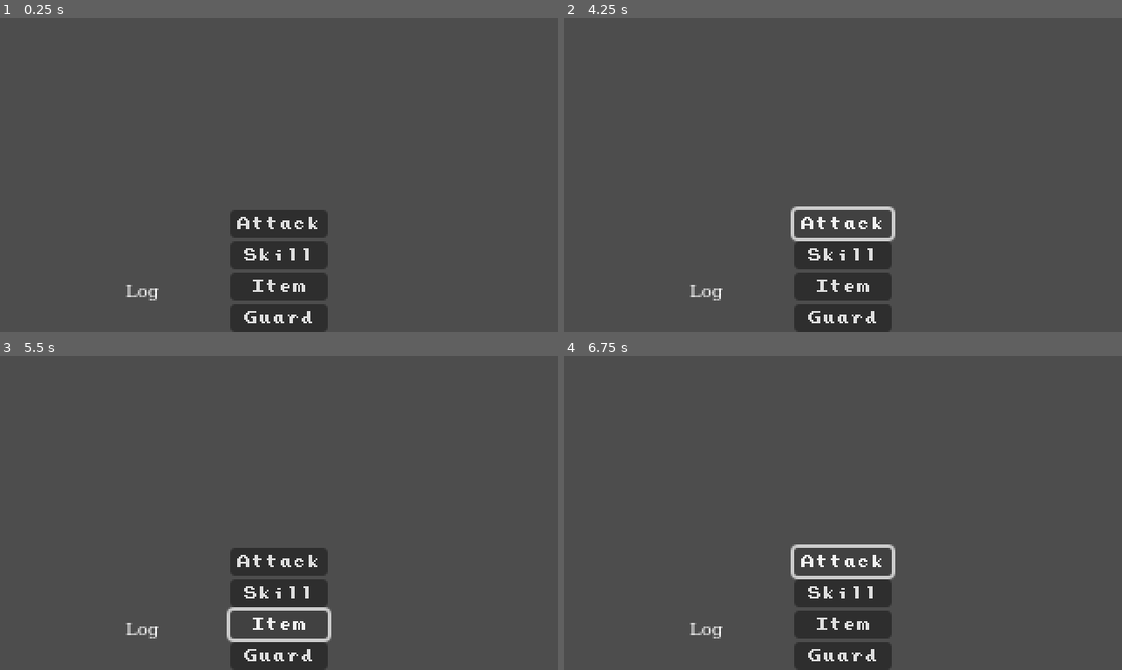
Above: before the commit, frames 1-4 (two rows, left to right).
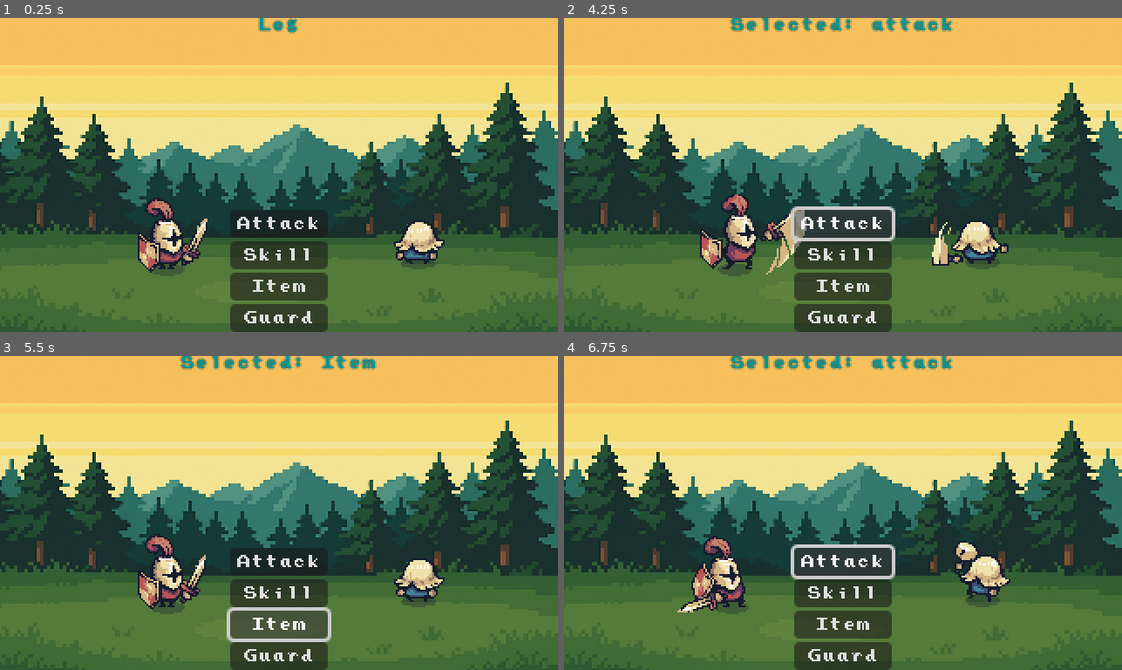
Above: after the commit, the same moments.

Repository: ItsNason/Tutorial_JRPG
Game: Godot game, scene res://scenes/battle/battle.tscn
Same seed, same stepped clock (60 frames per second), same inputs: the game is played once before the commit and once after it. Before the commit the project starts from res://scenes/ui/hud.tscn.
Inputs:
- Up to frame 1 (0.25 s): no input
- Up to frame 2 (4.25 s): click "Attack" at 0.5 s; click "Skill" at 1.25 s; click "Item" at 2 s; click "Guard" at 2.75 s; click "Attack" at 3.5 s
- Up to frame 3 (5.5 s): click "Skill" at 4.25 s; click "Item" at 5 s
- Up to frame 4 (6.75 s): click "Guard" at 5.75 s; click "Attack" at 6.5 s

The runs differ from the first frame. In frame 1, 94% of the frame differs, in the area x 0-100%, y 0-100%; in frame 2, 93%; in frame 3, 93%; in frame 4, 93%.

Commit message:
created basic battle scene with some animations Got enemy to also do an attack animation, but it's in sync with the player instead of once the player anim. is finished. End of the night.

Diff:
--- a/project.godot
+++ b/project.godot
@@ -11,7 +11,7 @@
 [application]
 
 config/name="Tutorial_JRPG"
-run/main_scene="uid://3x13sxhl5stt"
+run/main_scene="uid://ovyqwcyp5306"
 config/features=PackedStringArray("4.4", "GL Compatibility")
 config/icon="res://icon.svg"
 
--- /dev/null
+++ b/scenes/actors/enemy.gd
@@ -0,0 +1,14 @@
+extends Node2D
+
+@export var attack_animation: String = "attack"
+@export var idle_animation: String = "idle"
+@onready var enemy_sprite: AnimatedSprite2D = $AnimatedSprite2D
+
+
+func _ready() -> void:
+	enemy_sprite.play("idle")
+
+func play_attack() -> void:
+	enemy_sprite.play("attack")
+	await enemy_sprite.animation_finished
+	enemy_sprite.play("idle")
--- /dev/null
+++ b/scenes/actors/enemy.tscn
@@ -0,0 +1,13 @@
+[gd_scene load_steps=3 format=3 uid="uid://cq1brk0eisow5"]
+
+[ext_resource type="SpriteFrames" uid="uid://bs3k8gnq8eqeh" path="res://art/sprites/pawn_frames.tres" id="1_b2xm4"]
+[ext_resource type="Script" uid="uid://bamsp30mk8887" path="res://scenes/actors/enemy.gd" id="1_r3ama"]
+
+[node name="Enemy" type="Node2D"]
+script = ExtResource("1_r3ama")
+
+[node name="AnimatedSprite2D" type="AnimatedSprite2D" parent="."]
+position = Vector2(24, 24)
+scale = Vector2(0.5, 0.5)
+sprite_frames = ExtResource("1_b2xm4")
+animation = &"attack"
--- /dev/null
+++ b/scenes/actors/player.gd
@@ -0,0 +1,19 @@
+extends Node2D
+signal attack_finished(action: String)
+
+@export var attack_animation: String = "attack"
+@export var idle_animation: String = "idle"
+@onready var player_sprite: AnimatedSprite2D = $AnimatedSprite2D
+
+
+func _ready() -> void:
+	player_sprite.play("idle")
+
+func play_attack() -> void:
+	player_sprite.play("attack")
+	await player_sprite.animation_finished
+	player_sprite.play("idle")
+	_emit("attack_finished")
+
+func _emit(name: String) -> void:
+	emit_signal("", name)
--- /dev/null
+++ b/scenes/actors/player.tscn
@@ -0,0 +1,13 @@
+[gd_scene load_steps=3 format=3 uid="uid://c40csysaen0yu"]
+
+[ext_resource type="SpriteFrames" uid="uid://1nvl7eup7qdr" path="res://art/sprites/warrior_red_frames.tres" id="1_8137b"]
+[ext_resource type="Script" uid="uid://blb3gdgx0xspu" path="res://scenes/actors/player.gd" id="2_68wq4"]
+
+[node name="Player" type="Node2D"]
+script = ExtResource("2_68wq4")
+
+[node name="AnimatedSprite2D" type="AnimatedSprite2D" parent="."]
+position = Vector2(24, 24)
+scale = Vector2(0.5, 0.5)
+sprite_frames = ExtResource("1_8137b")
+animation = &"attack"
--- /dev/null
+++ b/scenes/battle/battle.gd
@@ -0,0 +1,27 @@
+extends Node2D
+
+@onready var player: Node2D = $Actors/Player
+@onready var enemy: Node2D = $Actors/Enemy
+@onready var hud: Node2D = $HUDLayer/HUD
+
+
+func _ready() -> void:
+	# Connect HUD -> Battle using a signal (decoupled)
+	hud.action_selected.connect(_on_action)
+
+func _on_action(action: String) -> void:
+	match action:
+		"attack":
+			if player.has_method("play_attack"):
+				player.play_attack()
+			if player.attack_finished:
+				if enemy.has_method("play_attack"):
+					enemy.play_attack()
+
+			print("Player attacked")
+		"skill":
+			print("Player used (stub)")
+		"item":
+			print("Player used (stub)")
+		"guard":
+			print("Player guarded")
--- /dev/null
+++ b/scenes/battle/battle.tscn
@@ -0,0 +1,28 @@
+[gd_scene load_steps=6 format=3 uid="uid://ovyqwcyp5306"]
+
+[ext_resource type="Script" uid="uid://dem6y8kgjdr14" path="res://scenes/battle/battle.gd" id="1_0yh6x"]
+[ext_resource type="Texture2D" uid="uid://dshmm6t6jimsx" path="res://art/background/background_forest.png" id="2_fh7rg"]
+[ext_resource type="PackedScene" uid="uid://c40csysaen0yu" path="res://scenes/actors/player.tscn" id="2_h0kxc"]
+[ext_resource type="PackedScene" uid="uid://cq1brk0eisow5" path="res://scenes/actors/enemy.tscn" id="3_fh7rg"]
+[ext_resource type="PackedScene" uid="uid://3x13sxhl5stt" path="res://scenes/ui/hud.tscn" id="4_pll4o"]
+
+[node name="Battle" type="Node2D"]
+script = ExtResource("1_0yh6x")
+
+[node name="Background" type="Sprite2D" parent="."]
+position = Vector2(160, 92)
+scale = Vector2(0.208333, 0.179688)
+texture = ExtResource("2_fh7rg")
+
+[node name="Actors" type="Node2D" parent="."]
+position = Vector2(0, 40)
+
+[node name="Player" parent="Actors" instance=ExtResource("2_h0kxc")]
+position = Vector2(72, 64)
+
+[node name="Enemy" parent="Actors" instance=ExtResource("3_fh7rg")]
+position = Vector2(216, 64)
+
+[node name="HUDLayer" type="CanvasLayer" parent="."]
+
+[node name="HUD" parent="HUDLayer" instance=ExtResource("4_pll4o")]
--- a/scenes/ui/enemy.tscn
+++ /dev/null
@@ -1,10 +0,0 @@
-[gd_scene load_steps=2 format=3 uid="uid://cq1brk0eisow5"]
-
-[ext_resource type="SpriteFrames" uid="uid://bs3k8gnq8eqeh" path="res://art/sprites/pawn_frames.tres" id="1_b2xm4"]
-
-[node name="Player" type="Node2D"]
-
-[node name="AnimatedSprite2D" type="AnimatedSprite2D" parent="."]
-position = Vector2(96, 96)
-sprite_frames = ExtResource("1_b2xm4")
-animation = &"attack"
--- /dev/null
+++ b/scenes/ui/hud.gd
@@ -0,0 +1,18 @@
+extends Node2D
+signal action_selected(action: String)
+
+@onready var attack_button: Button = $VBoxContainer/AttackButton
+@onready var skill_button: Button = $VBoxContainer/SkillButton
+@onready var item_button: Button = $VBoxContainer/ItemButton
+@onready var guard_button: Button = $VBoxContainer/GuardButton
+@onready var label: Label = $Label
+
+func _ready() -> void:
+	attack_button.pressed.connect(func(): _emit("attack"))
+	skill_button.pressed.connect(func(): _emit("Skill"))
+	item_button.pressed.connect(func(): _emit("Item"))
+	guard_button.pressed.connect(func(): _emit("guard"))
+
+func _emit(name: String) -> void:
+	emit_signal("action_selected", name)
+	label.text = "Selected: %s" % name
--- a/scenes/ui/hud.tscn
+++ b/scenes/ui/hud.tscn
@@ -1,60 +1,51 @@
-[gd_scene load_steps=2 format=3 uid="uid://3x13sxhl5stt"]
+[gd_scene load_steps=3 format=3 uid="uid://3x13sxhl5stt"]
 
 [ext_resource type="Theme" uid="uid://pist536httmm" path="res://theme.tres" id="1_0mwgc"]
+[ext_resource type="Script" uid="uid://c8sivqhcorj6t" path="res://scenes/ui/hud.gd" id="1_8qguk"]
 
 [node name="HUD" type="Node2D"]
+script = ExtResource("1_8qguk")
 
-[node name="CanvasLayer" type="CanvasLayer" parent="."]
-follow_viewport_enabled = true
-
-[node name="HUD" type="Control" parent="CanvasLayer"]
-layout_mode = 3
-anchors_preset = 15
-anchor_right = 1.0
-anchor_bottom = 1.0
-grow_horizontal = 2
-grow_vertical = 2
-size_flags_horizontal = 4
-
-[node name="VBoxContainer" type="VBoxContainer" parent="CanvasLayer/HUD"]
-layout_mode = 1
+[node name="VBoxContainer" type="VBoxContainer" parent="."]
 anchors_preset = 7
 anchor_left = 0.5
 anchor_top = 1.0
 anchor_right = 0.5
 anchor_bottom = 1.0
-offset_left = -28.0
-offset_top = -70.0
-offset_right = 28.0
+offset_left = 132.0
+offset_top = 110.0
+offset_right = 188.0
+offset_bottom = 180.0
 grow_horizontal = 2
 grow_vertical = 0
 theme_override_constants/separation = 2
 
-[node name="AttackButton" type="Button" parent="CanvasLayer/HUD/VBoxContainer"]
+[node name="AttackButton" type="Button" parent="VBoxContainer"]
 layout_mode = 2
 theme = ExtResource("1_0mwgc")
 text = "Attack"
 
-[node name="SkillButton" type="Button" parent="CanvasLayer/HUD/VBoxContainer"]
+[node name="SkillButton" type="Button" parent="VBoxContainer"]
 layout_mode = 2
 theme = ExtResource("1_0mwgc")
 text = "Skill"
 
-[node name="ItemButton" type="Button" parent="CanvasLayer/HUD/VBoxContainer"]
+[node name="ItemButton" type="Button" parent="VBoxContainer"]
 layout_mode = 2
 theme = ExtResource("1_0mwgc")
 text = "Item"
 
-[node name="GuardButton" type="Button" parent="CanvasLayer/HUD/VBoxContainer"]
+[node name="GuardButton" type="Button" parent="VBoxContainer"]
 layout_mode = 2
 theme = ExtResource("1_0mwgc")
 text = "Guard"
 
-[node name="Label" type="Label" parent="CanvasLayer/HUD"]
-layout_mode = 0
-offset_left = 72.0
-offset_top = 152.0
-offset_right = 129.0
-offset_bottom = 175.0
+[node name="Label" type="Label" parent="."]
+anchors_preset = 10
+anchor_right = 1.0
+offset_right = 320.0
+offset_bottom = 16.0
+grow_horizontal = 2
 theme = ExtResource("1_0mwgc")
 text = "Log"
+horizontal_alignment = 1
--- a/scenes/ui/player.gd
+++ /dev/null
@@ -1,20 +0,0 @@
-extends AnimatedSprite2D
-
-@export var attack_animation: String = "attack"
-@export var idle_animation: String = "idle"
-@onready var button: Button = $"../Button"
-
-func _ready():
-	play(idle_animation)
-	# Connect the button's pressed signal
-	var button = get_node("../Button") # adjust path if needed
-	button.pressed.connect(_on_button_pressed)
-	# Connect the AnimatedSprite2D's own animation_finished signal
-	animation_finished.connect(_on_animation_finished)
-
-func _on_button_pressed():
-	play(attack_animation)
-
-func _on_animation_finished():
-	if animation == attack_animation:
-		play(idle_animation)
--- a/scenes/ui/player.tscn
+++ /dev/null
@@ -1,21 +0,0 @@
-[gd_scene load_steps=4 format=3 uid="uid://c40csysaen0yu"]
-
-[ext_resource type="SpriteFrames" uid="uid://1nvl7eup7qdr" path="res://art/sprites/warrior_red_frames.tres" id="1_8137b"]
-[ext_resource type="Script" uid="uid://blb3gdgx0xspu" path="res://scenes/ui/player.gd" id="2_68wq4"]
-[ext_resource type="Theme" uid="uid://pist536httmm" path="res://theme.tres" id="3_sou8n"]
-
-[node name="Player" type="Node2D"]
-
-[node name="AnimatedSprite2D" type="AnimatedSprite2D" parent="."]
-position = Vector2(96, 96)
-sprite_frames = ExtResource("1_8137b")
-animation = &"attack"
-script = ExtResource("2_68wq4")
-
-[node name="Button" type="Button" parent="."]
-offset_left = 248.0
-offset_top = 112.0
-offset_right = 312.0
-offset_bottom = 144.0
-theme = ExtResource("3_sou8n")
-text = "Attack"
--- a/theme.tres
+++ b/theme.tres
@@ -89,4 +89,10 @@
 Button/constants/h_separation = 2
 Button/font_sizes/font_size = 8
 Button/fonts/font = ExtResource("1_e1x85")
-Label/font_sizes/font_size = 10
+Label/colors/font_color = Color(0, 0.583779, 0.584946, 1)
+Label/colors/font_outline_color = Color(0, 0.281006, 0.275506, 1)
+Label/colors/font_shadow_color = Color(0, 0, 0, 0)
+Label/constants/outline_size = 1
+Label/constants/shadow_offset_x = 1
+Label/font_sizes/font_size = 8
+Label/fonts/font = ExtResource("1_e1x85")
Not shown, added: scenes/actors/enemy.gd.uid
Renamed: scenes/ui/player.gd.uid -> scenes/actors/player.gd.uid
Not shown, added: scenes/battle/battle.gd.uid
Not shown, added: scenes/ui/hud.gd.uid
